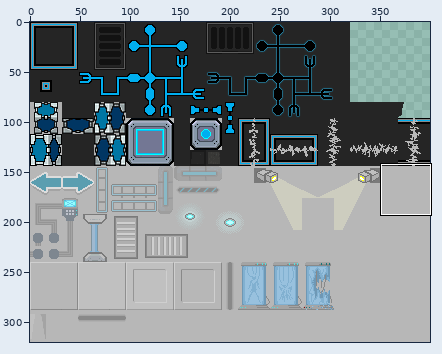
Sprite sheet, stored at res/tileset.png. Above, an overview of the earlier version with the close-up marked.
Close-up. As it was:
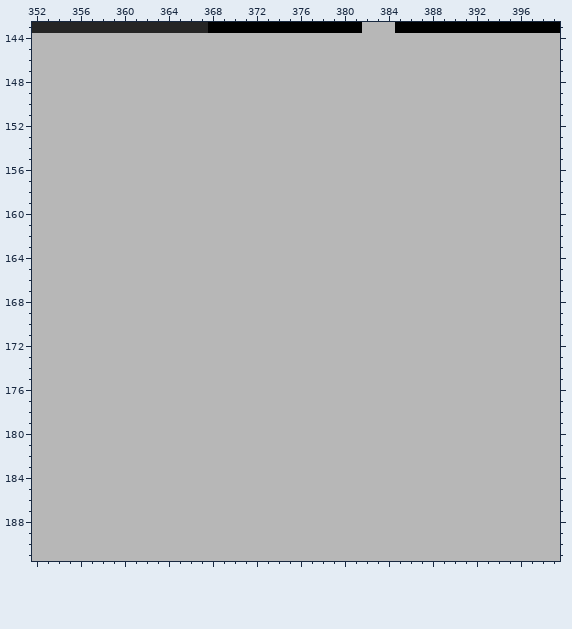
The file is 400x320 pixels. Colours within 5 levels of each other are drawn and written as one. Shown: x 352..399, y 143..191. The commit also changed other parts of the picture, which this record leaves out.
And afterwards:
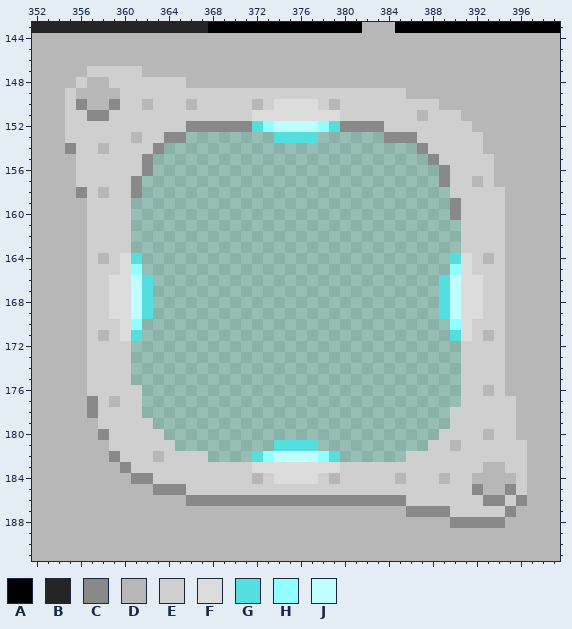
Palette (. is transparent): A #000000  B #252525  C #898989  D #b7b7b7  E #cfcfcf  F #dcdcdc  G #54dede  H #92feff  J #bffeff
Change:
y 147: x 357..361 DDDDD -> EEEEE
y 148: x 356 D -> E; x 359..365 DDDDDDD -> EEEEEEE
y 149: x 355 D -> E; x 360..385 DDDDDDDDDDDDDDDDDDDDDDDDDD -> EEEEEEEEEEEEEEEEEEEEEEEEEE
y 150: x 355..356 DD -> EC; x 359..361 DDD -> CEE; x 363..365 DDD -> EEE; x 367..371 DDDDD -> EEEEE; x 373..378 DDDDDD -> EFFFFE; x 380..388 DDDDDDDDD -> EEEEEEEEE
y 151: x 355..386 DDDDDDDDDDDDDDDDDDDDDDDDDDDDDDDD -> EECCEEEEEEEEEEEEEFFFFFFFFEEEEEEE; x 388..390 DDD -> EEE
y 152: x 355..391 DDDDDDDDDDDDDDDDDDDDDDDDDDDDDDDDDDDDD -> EEEEEEEEEEECCCCCCGHJJJJHGCCCCEEEEEEEE
y 153: x 355..360 DDDDDD -> EEEEEE; x 362..392 DDDDDDDDDDDDDDDDDDDDDDDDDDDDDDD -> EECC........GGGG......CCCEEEEEE
y 154: x 355..357 DDD -> CEE; x 359..392 DDDDDDDDDDDDDDDDDDDDDDDDDDDDDDDDDD -> EEEEC.......................CEEEEE
y 155: x 356..393 DDDDDDDDDDDDDDDDDDDDDDDDDDDDDDDDDDDDDD -> EEEEEEC.........................CEEEEE
y 156: x 356..393 DDDDDDDDDDDDDDDDDDDDDDDDDDDDDDDDDDDDDD -> EEEEEEC..........................CEEEE
y 157: x 356..391 DDDDDDDDDDDDDDDDDDDDDDDDDDDDDDDDDDDD -> EEEEEC...........................CEE; x 393 D -> E
y 158: x 356..357 DD -> CE; x 359..394 DDDDDDDDDDDDDDDDDDDDDDDDDDDDDDDDDDDD -> EEC............................EEEEE
y 159..160: x 357..394 DDDDDDDDDDDDDDDDDDDDDDDDDDDDDDDDDDDDDD -> EEEE.............................CEEEE
y 161..163: x 357..394 DDDDDDDDDDDDDDDDDDDDDDDDDDDDDDDDDDDDDD -> EEEE..............................EEEE
y 164: x 357 D -> E; x 359..392 DDDDDDDDDDDDDDDDDDDDDDDDDDDDDDDDDD -> EFG............................GFE; x 394 D -> E
y 165: x 357..394 DDDDDDDDDDDDDDDDDDDDDDDDDDDDDDDDDDDDDD -> EEEFH............................HFEEE
y 166..169: x 357..394 DDDDDDDDDDDDDDDDDDDDDDDDDDDDDDDDDDDDDD -> EEFFJG..........................GJFFEE
y 170: x 357..394 DDDDDDDDDDDDDDDDDDDDDDDDDDDDDDDDDDDDDD -> EEEFH............................HFEEE
y 171: x 357 D -> E; x 359..392 DDDDDDDDDDDDDDDDDDDDDDDDDDDDDDDDDD -> EFG............................GFE; x 394 D -> E
y 172..175: x 357..394 DDDDDDDDDDDDDDDDDDDDDDDDDDDDDDDDDDDDDD -> EEEE..............................EEEE
y 176: x 357..392 DDDDDDDDDDDDDDDDDDDDDDDDDDDDDDDDDDDD -> EEEEE.............................EE; x 394 D -> E
y 177: x 357..358 DD -> CE; x 360..395 DDDDDDDDDDDDDDDDDDDDDDDDDDDDDDDDDDDD -> EE.............................EEEEE
y 178: x 357..395 DDDDDDDDDDDDDDDDDDDDDDDDDDDDDDDDDDDDDDD -> CEEEE............................EEEEEE
y 179: x 358..395 DDDDDDDDDDDDDDDDDDDDDDDDDDDDDDDDDDDDDD -> EEEEE...........................EEEEEE
y 180: x 358..392 DDDDDDDDDDDDDDDDDDDDDDDDDDDDDDDDDDD -> CEEEEE.........................EEEE; x 394..395 DD -> EE
y 181: x 359..389 DDDDDDDDDDDDDDDDDDDDDDDDDDDDDDD -> EEEEEE.........GGGG..........EE; x 391..396 DDDDDD -> EEEEEE
y 182: x 359..362 DDDD -> CEEE; x 364..396 DDDDDDDDDDDDDDDDDDDDDDDDDDDDDDDDD -> EEEE....GHJJJJHG......EEEEEEEEEEE
y 183: x 360..392 DDDDDDDDDDDDDDDDDDDDDDDDDDDDDDDDD -> CEEEEEEEEEEEFFFFFFFFEEEEEEEEEEEEE; x 395..396 DD -> EE
y 184: x 361..371 DDDDDDDDDDD -> CCEEEEEEEEE; x 373..378 DDDDDD -> EFFFFE; x 380..384 DDDDD -> EEEEE; x 386..388 DDD -> EEE; x 390..391 DD -> EE; x 396 D -> E
y 185: x 363..392 DDDDDDDDDDDDDDDDDDDDDDDDDDDDDD -> CCCEEEEEEEEEEEEEEEEEEEEEEEEEEC; x 395..396 DD -> CE
y 186: x 366..396 DDDDDDDDDDDDDDDDDDDDDDDDDDDDDDD -> CCCCCCCCCCCCCCCCCCCCEEEEEEECCEC
y 187: x 386..395 DDDDDDDDDD -> CCCCEEEEEC
y 188: x 390..394 DDDDD -> CCCCC
Changed places in both close-ups, as pixel boxes (x1, y1, x2, y2):
changed: (65, 66, 527, 528)
